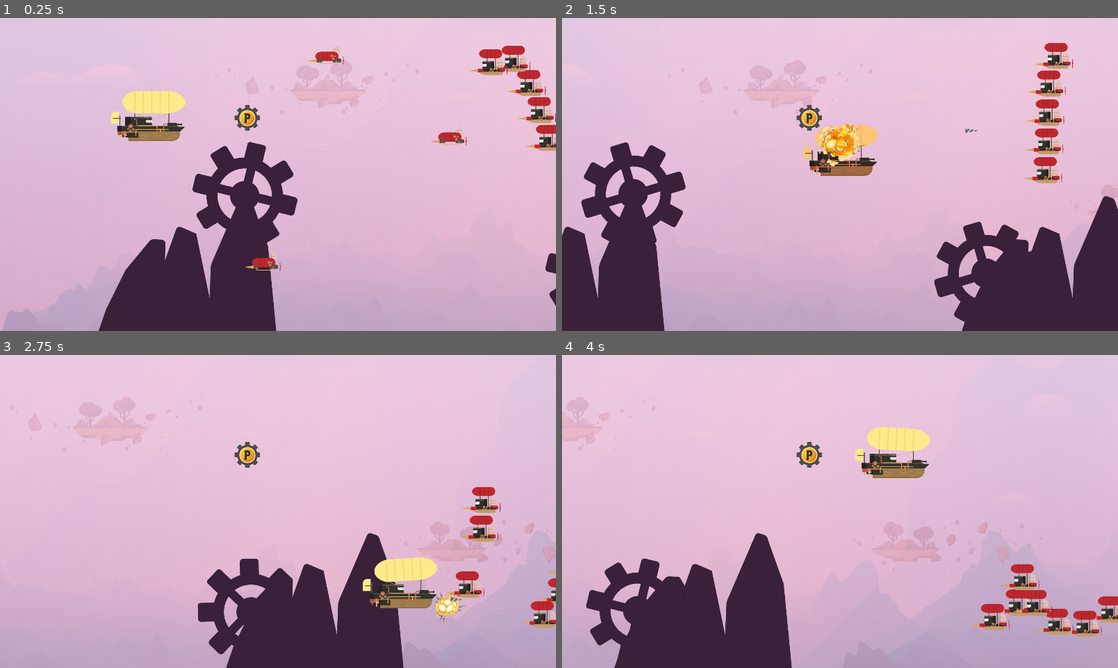
Above: before the commit, frames 1-4 (two rows, left to right).
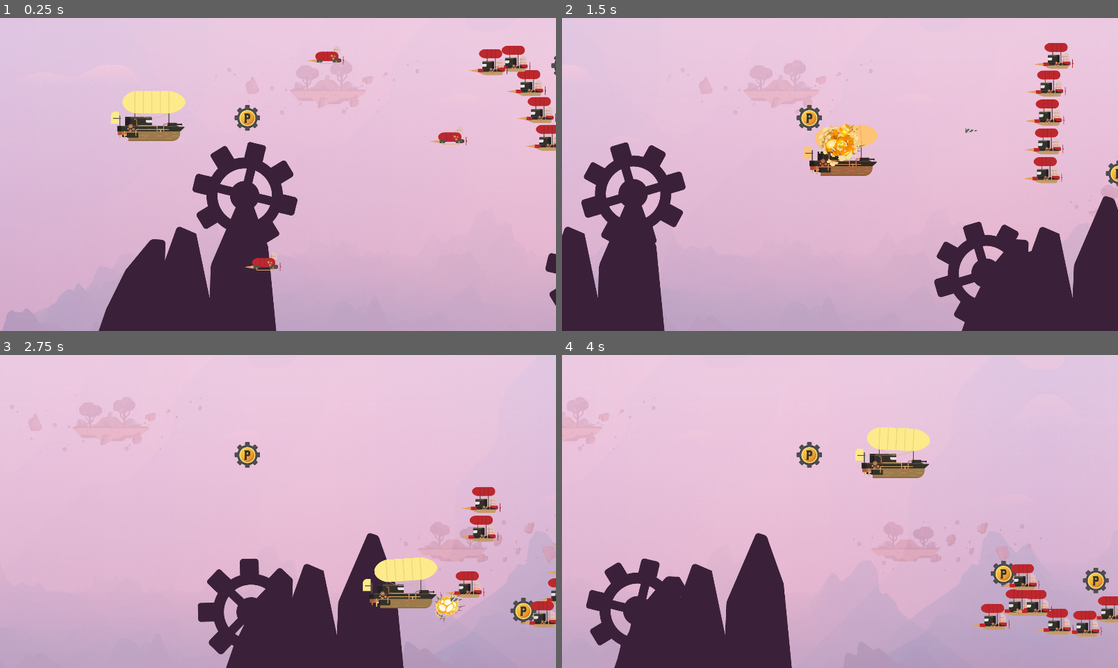
Above: after the commit, the same moments.

Repository: danielmiranda0099/godot_plz_shootEmUp
Game: Godot game, scene res://Scenes/Nivel 1.tscn
Same seed, same stepped clock (60 frames per second), same inputs: the game is played once before the commit and once after it.
Inputs (mouse positions are in pixels of both pictures, inside the frame that each line leads up to):
- Up to frame 1 (0.25 s): no input
- Up to frame 2 (1.5 s): move the mouse to (962, 158) at 0.52 s; press the mouse at (962, 158) at 0.53 s; hold D (move_right) 0.53-1.28 s; move the mouse to (728, 190) at 1.27 s; release the mouse at (728, 190) at 1.28 s; hold S (move_down) from 1.28 s (still down); click (728, 190) at 1.35 s
- Up to frame 3 (2.75 s): move the mouse to (333, 442) at 2.02 s; release S (move_down) at 2.03 s; press the mouse at (333, 442) at 2.03 s; hold D (move_right) from 2.03 s (still down)
- Up to frame 4 (4 s): move the mouse to (812, 574) at 2.77 s; release D (move_right) at 2.78 s; release the mouse at (812, 574) at 2.78 s; hold W (move_up) 2.78-3.53 s; click (812, 574) at 2.85 s; move the mouse to (1006, 558) at 3.52 s; press the mouse at (1006, 558) at 3.53 s; hold A (move_left) from 3.53 s (still down)

The runs differ from the first frame. In frame 1, less than 0.1% of the frame differs, in the area x 61-100%, y 12-41%; in frame 2, 0.1%; in frame 3, 0.2%; in frame 4, 0.5%, in the area x 77-99%, y 65-77%.

Commit message:
[OPTIMIZE] Memory Cleaning Enemies

Diff:
--- a/Scenes/EnemigoDirigido.tscn
+++ b/Scenes/EnemigoDirigido.tscn
@@ -6,95 +6,95 @@
 
 [sub_resource type="AtlasTexture" id=1]
 flags = 4
+atlas = ExtResource( 3 )
+region = Rect2( 0, 0, 200, 170 )
+
+[sub_resource type="AtlasTexture" id=2]
+flags = 4
+atlas = ExtResource( 3 )
+region = Rect2( 200, 0, 200, 170 )
+
+[sub_resource type="AtlasTexture" id=3]
+flags = 4
+atlas = ExtResource( 3 )
+region = Rect2( 400, 0, 200, 170 )
+
+[sub_resource type="AtlasTexture" id=4]
+flags = 4
+atlas = ExtResource( 3 )
+region = Rect2( 600, 0, 200, 170 )
+
+[sub_resource type="AtlasTexture" id=5]
+flags = 4
+atlas = ExtResource( 3 )
+region = Rect2( 800, 0, 200, 170 )
+
+[sub_resource type="AtlasTexture" id=6]
+flags = 4
+atlas = ExtResource( 3 )
+region = Rect2( 1000, 0, 200, 170 )
+
+[sub_resource type="AtlasTexture" id=7]
+flags = 4
+atlas = ExtResource( 3 )
+region = Rect2( 1200, 0, 200, 170 )
+
+[sub_resource type="AtlasTexture" id=8]
+flags = 4
+atlas = ExtResource( 3 )
+region = Rect2( 1400, 0, 200, 170 )
+
+[sub_resource type="AtlasTexture" id=9]
+flags = 4
+atlas = ExtResource( 3 )
+region = Rect2( 1600, 0, 200, 170 )
+
+[sub_resource type="AtlasTexture" id=10]
+flags = 4
+atlas = ExtResource( 3 )
+region = Rect2( 1800, 0, 200, 170 )
+
+[sub_resource type="AtlasTexture" id=11]
+flags = 4
 atlas = ExtResource( 1 )
 region = Rect2( 0, 0, 146, 95 )
 
-[sub_resource type="AtlasTexture" id=2]
+[sub_resource type="AtlasTexture" id=12]
 flags = 4
 atlas = ExtResource( 1 )
 region = Rect2( 146, 0, 146, 95 )
 
-[sub_resource type="AtlasTexture" id=3]
+[sub_resource type="AtlasTexture" id=13]
 flags = 4
 atlas = ExtResource( 1 )
 region = Rect2( 292, 0, 146, 95 )
 
-[sub_resource type="AtlasTexture" id=4]
+[sub_resource type="AtlasTexture" id=14]
 flags = 4
 atlas = ExtResource( 1 )
 region = Rect2( 438, 0, 146, 95 )
 
-[sub_resource type="AtlasTexture" id=5]
+[sub_resource type="AtlasTexture" id=15]
 flags = 4
 atlas = ExtResource( 1 )
 region = Rect2( 584, 0, 146, 95 )
 
-[sub_resource type="AtlasTexture" id=6]
+[sub_resource type="AtlasTexture" id=16]
 flags = 4
 atlas = ExtResource( 1 )
 region = Rect2( 730, 0, 146, 95 )
 
-[sub_resource type="AtlasTexture" id=7]
-flags = 4
-atlas = ExtResource( 3 )
-region = Rect2( 0, 0, 200, 170 )
-
-[sub_resource type="AtlasTexture" id=8]
-flags = 4
-atlas = ExtResource( 3 )
-region = Rect2( 200, 0, 200, 170 )
-
-[sub_resource type="AtlasTexture" id=9]
-flags = 4
-atlas = ExtResource( 3 )
-region = Rect2( 400, 0, 200, 170 )
-
-[sub_resource type="AtlasTexture" id=10]
-flags = 4
-atlas = ExtResource( 3 )
-region = Rect2( 600, 0, 200, 170 )
-
-[sub_resource type="AtlasTexture" id=11]
-flags = 4
-atlas = ExtResource( 3 )
-region = Rect2( 800, 0, 200, 170 )
-
-[sub_resource type="AtlasTexture" id=12]
-flags = 4
-atlas = ExtResource( 3 )
-region = Rect2( 1000, 0, 200, 170 )
-
-[sub_resource type="AtlasTexture" id=13]
-flags = 4
-atlas = ExtResource( 3 )
-region = Rect2( 1200, 0, 200, 170 )
-
-[sub_resource type="AtlasTexture" id=14]
-flags = 4
-atlas = ExtResource( 3 )
-region = Rect2( 1400, 0, 200, 170 )
-
-[sub_resource type="AtlasTexture" id=15]
-flags = 4
-atlas = ExtResource( 3 )
-region = Rect2( 1600, 0, 200, 170 )
-
-[sub_resource type="AtlasTexture" id=16]
-flags = 4
-atlas = ExtResource( 3 )
-region = Rect2( 1800, 0, 200, 170 )
-
 [sub_resource type="SpriteFrames" id=17]
 animations = [ {
-"frames": [ SubResource( 1 ), SubResource( 2 ), SubResource( 3 ), SubResource( 4 ), SubResource( 5 ), SubResource( 6 ) ],
+"frames": [ SubResource( 1 ), SubResource( 2 ), SubResource( 3 ), SubResource( 4 ), SubResource( 5 ), SubResource( 6 ), SubResource( 7 ), SubResource( 8 ), SubResource( 9 ), SubResource( 10 ) ],
+"loop": false,
+"name": "Explosion",
+"speed": 12.0
+}, {
+"frames": [ SubResource( 11 ), SubResource( 12 ), SubResource( 13 ), SubResource( 14 ), SubResource( 15 ), SubResource( 16 ) ],
 "loop": true,
 "name": "Idle",
 "speed": 15.0
-}, {
-"frames": [ SubResource( 7 ), SubResource( 8 ), SubResource( 9 ), SubResource( 10 ), SubResource( 11 ), SubResource( 12 ), SubResource( 13 ), SubResource( 14 ), SubResource( 15 ), SubResource( 16 ) ],
-"loop": false,
-"name": "Explosion",
-"speed": 12.0
 } ]
 
 [sub_resource type="CapsuleShape2D" id=18]
@@ -109,9 +109,14 @@
 [node name="AnimatedSprite" type="AnimatedSprite" parent="."]
 frames = SubResource( 17 )
 animation = "Idle"
+frame = 1
 playing = true
 
 [node name="CollisionShape2D" type="CollisionShape2D" parent="."]
 position = Vector2( 4.50272, 10.3298 )
 rotation = 1.5708
 shape = SubResource( 18 )
+
+[node name="VisibilityNotifier2D" type="VisibilityNotifier2D" parent="."]
+position = Vector2( 77.3407, 14.8325 )
+[connection signal="screen_exited" from="VisibilityNotifier2D" to="." method="_on_VisibilityNotifier2D_screen_exited"]
--- a/Scenes/EnemigoSimpleGroup.tscn
+++ b/Scenes/EnemigoSimpleGroup.tscn
@@ -6,93 +6,93 @@
 
 [sub_resource type="AtlasTexture" id=1]
 flags = 4
+atlas = ExtResource( 2 )
+region = Rect2( 0, 0, 200, 170 )
+
+[sub_resource type="AtlasTexture" id=2]
+flags = 4
+atlas = ExtResource( 2 )
+region = Rect2( 200, 0, 200, 170 )
+
+[sub_resource type="AtlasTexture" id=3]
+flags = 4
+atlas = ExtResource( 2 )
+region = Rect2( 400, 0, 200, 170 )
+
+[sub_resource type="AtlasTexture" id=4]
+flags = 4
+atlas = ExtResource( 2 )
+region = Rect2( 600, 0, 200, 170 )
+
+[sub_resource type="AtlasTexture" id=5]
+flags = 4
+atlas = ExtResource( 2 )
+region = Rect2( 800, 0, 200, 170 )
+
+[sub_resource type="AtlasTexture" id=6]
+flags = 4
+atlas = ExtResource( 2 )
+region = Rect2( 1000, 0, 200, 170 )
+
+[sub_resource type="AtlasTexture" id=7]
+flags = 4
+atlas = ExtResource( 2 )
+region = Rect2( 1200, 0, 200, 170 )
+
+[sub_resource type="AtlasTexture" id=8]
+flags = 4
+atlas = ExtResource( 2 )
+region = Rect2( 1400, 0, 200, 170 )
+
+[sub_resource type="AtlasTexture" id=9]
+flags = 4
+atlas = ExtResource( 2 )
+region = Rect2( 1600, 0, 200, 170 )
+
+[sub_resource type="AtlasTexture" id=10]
+flags = 4
+atlas = ExtResource( 2 )
+region = Rect2( 1800, 0, 200, 170 )
+
+[sub_resource type="AtlasTexture" id=11]
+flags = 4
 atlas = ExtResource( 1 )
 region = Rect2( 0, 0, 156, 110 )
 
-[sub_resource type="AtlasTexture" id=2]
+[sub_resource type="AtlasTexture" id=12]
 flags = 4
 atlas = ExtResource( 1 )
 region = Rect2( 156, 0, 156, 110 )
 
-[sub_resource type="AtlasTexture" id=3]
+[sub_resource type="AtlasTexture" id=13]
 flags = 4
 atlas = ExtResource( 1 )
 region = Rect2( 312, 0, 156, 110 )
 
-[sub_resource type="AtlasTexture" id=4]
+[sub_resource type="AtlasTexture" id=14]
 flags = 4
 atlas = ExtResource( 1 )
 region = Rect2( 468, 0, 156, 110 )
 
-[sub_resource type="AtlasTexture" id=5]
+[sub_resource type="AtlasTexture" id=15]
 flags = 4
 atlas = ExtResource( 1 )
 region = Rect2( 624, 0, 156, 110 )
 
-[sub_resource type="AtlasTexture" id=8]
-flags = 4
-atlas = ExtResource( 2 )
-region = Rect2( 0, 0, 200, 170 )
-
-[sub_resource type="AtlasTexture" id=9]
-flags = 4
-atlas = ExtResource( 2 )
-region = Rect2( 200, 0, 200, 170 )
-
-[sub_resource type="AtlasTexture" id=10]
-flags = 4
-atlas = ExtResource( 2 )
-region = Rect2( 400, 0, 200, 170 )
-
-[sub_resource type="AtlasTexture" id=11]
-flags = 4
-atlas = ExtResource( 2 )
-region = Rect2( 600, 0, 200, 170 )
-
-[sub_resource type="AtlasTexture" id=12]
-flags = 4
-atlas = ExtResource( 2 )
-region = Rect2( 800, 0, 200, 170 )
-
-[sub_resource type="AtlasTexture" id=13]
-flags = 4
-atlas = ExtResource( 2 )
-region = Rect2( 1000, 0, 200, 170 )
-
-[sub_resource type="AtlasTexture" id=14]
-flags = 4
-atlas = ExtResource( 2 )
-region = Rect2( 1200, 0, 200, 170 )
-
-[sub_resource type="AtlasTexture" id=15]
-flags = 4
-atlas = ExtResource( 2 )
-region = Rect2( 1400, 0, 200, 170 )
-
-[sub_resource type="AtlasTexture" id=16]
-flags = 4
-atlas = ExtResource( 2 )
-region = Rect2( 1600, 0, 200, 170 )
-
-[sub_resource type="AtlasTexture" id=17]
-flags = 4
-atlas = ExtResource( 2 )
-region = Rect2( 1800, 0, 200, 170 )
-
-[sub_resource type="SpriteFrames" id=6]
+[sub_resource type="SpriteFrames" id=16]
 animations = [ {
-"frames": [ SubResource( 1 ), SubResource( 2 ), SubResource( 3 ), SubResource( 4 ), SubResource( 5 ) ],
+"frames": [ SubResource( 1 ), SubResource( 2 ), SubResource( 3 ), SubResource( 4 ), SubResource( 5 ), SubResource( 6 ), SubResource( 7 ), SubResource( 8 ), SubResource( 9 ), SubResource( 10 ) ],
+"loop": false,
+"name": "Explosion",
+"speed": 12.0
+}, {
+"frames": [ SubResource( 11 ), SubResource( 12 ), SubResource( 13 ), SubResource( 14 ), SubResource( 15 ) ],
 "loop": true,
 "name": "Idle",
 "speed": 18.0
-}, {
-"frames": [ SubResource( 8 ), SubResource( 9 ), SubResource( 10 ), SubResource( 11 ), SubResource( 12 ), SubResource( 13 ), SubResource( 14 ), SubResource( 15 ), SubResource( 16 ), SubResource( 17 ) ],
-"loop": false,
-"name": "Explosion",
-"speed": 12.0
 } ]
 
-[sub_resource type="CapsuleShape2D" id=7]
+[sub_resource type="CapsuleShape2D" id=17]
 radius = 39.5431
 height = 43.2143
 
@@ -104,7 +104,7 @@
 script = ExtResource( 3 )
 
 [node name="AnimatedSprite" type="AnimatedSprite" parent="."]
-frames = SubResource( 6 )
+frames = SubResource( 16 )
 animation = "Idle"
 frame = 3
 playing = true
@@ -112,4 +112,8 @@
 [node name="CollisionShape2D" type="CollisionShape2D" parent="."]
 position = Vector2( 7.07907, 0.943871 )
 rotation = -1.5708
-shape = SubResource( 7 )
+shape = SubResource( 17 )
+
+[node name="VisibilityNotifier2D" type="VisibilityNotifier2D" parent="."]
+position = Vector2( 87.2936, 9.42031 )
+[connection signal="screen_exited" from="VisibilityNotifier2D" to="." method="_on_VisibilityNotifier2D_screen_exited"]
--- a/Scenes/GrupoEnemigos.tscn
+++ b/Scenes/GrupoEnemigos.tscn
@@ -1,11 +1,12 @@
-[gd_scene load_steps=4 format=2]
+[gd_scene load_steps=5 format=2]
 
 [ext_resource path="res://Scenes/EnemigoSimpleGroup.tscn" type="PackedScene" id=1]
 [ext_resource path="res://Scripts/GrupoEnemigos.gd" type="Script" id=2]
+[ext_resource path="res://Assets/disparo/powerUp.png" type="Texture" id=3]
 
 [sub_resource type="Curve2D" id=1]
 _data = {
-"points": PoolVector2Array( 0, 0, 0, 0, 1898.59, 487.606, 10 …(284 unchanged characters)… , 0, 0, 1.54211, 123.257, 0, 0, 0, 0, -252.409, 821.201 )
+"points": PoolVector2Array( 0, 0, 0, 0, 1898.59, 487.606, 10 …(284 unchanged characters)… , 0, 0, 1.54211, 123.257, 0, 0, 0, 0, -228.278, 819.521, 0, 0, 0, 0, -422.421, 1029.54, 0, 0, 0, 0, -679.867, 1175.23 )
 }
 
 [node name="GrupoEnemigos" type="Path2D"]
@@ -55,4 +56,15 @@
 rotate = false
 loop = false
 
+[node name="Sprite" type="Sprite" parent="PathFollow2D5"]
+position = Vector2( -65.9236, 253.581 )
+rotation = 1.78406
+texture = ExtResource( 3 )
+
 [node name="Enemigo" parent="PathFollow2D5" instance=ExtResource( 1 )]
+
+[node name="VisibilityNotifier2D" type="VisibilityNotifier2D" parent="PathFollow2D5"]
+position = Vector2( -64.098, 254.411 )
+rotation = 0.199837
+scale = Vector2( 1.57645, 1.75412 )
+[connection signal="screen_exited" from="PathFollow2D5/VisibilityNotifier2D" to="." method="_on_VisibilityNotifier2D_screen_exited"]
--- a/Scripts/EnemigoDirigido.gd
+++ b/Scripts/EnemigoDirigido.gd
@@ -16,3 +16,7 @@
 func _physics_process(delta):
 	posicion_personaje = personaje[0].global_position
 	global_position = global_position.move_toward(posicion_personaje, velocidad*delta)
+
+
+func _on_VisibilityNotifier2D_screen_exited():
+	queue_free()
--- a/Scripts/EnemigoSimpleGroup.gd
+++ b/Scripts/EnemigoSimpleGroup.gd
@@ -8,3 +8,7 @@
 	$AnimatedSprite.animation = "Explosion"
 	yield($AnimatedSprite, "animation_finished")
 	queue_free()
+
+
+func _on_VisibilityNotifier2D_screen_exited():
+	queue_free()
--- a/Scripts/GrupoEnemigos.gd
+++ b/Scripts/GrupoEnemigos.gd
@@ -10,3 +10,7 @@
 func _physics_process(delta):
 	for recorrido in recorridos:
 		recorrido.offset += speed*delta
+
+
+func _on_VisibilityNotifier2D_screen_exited():
+	queue_free()
